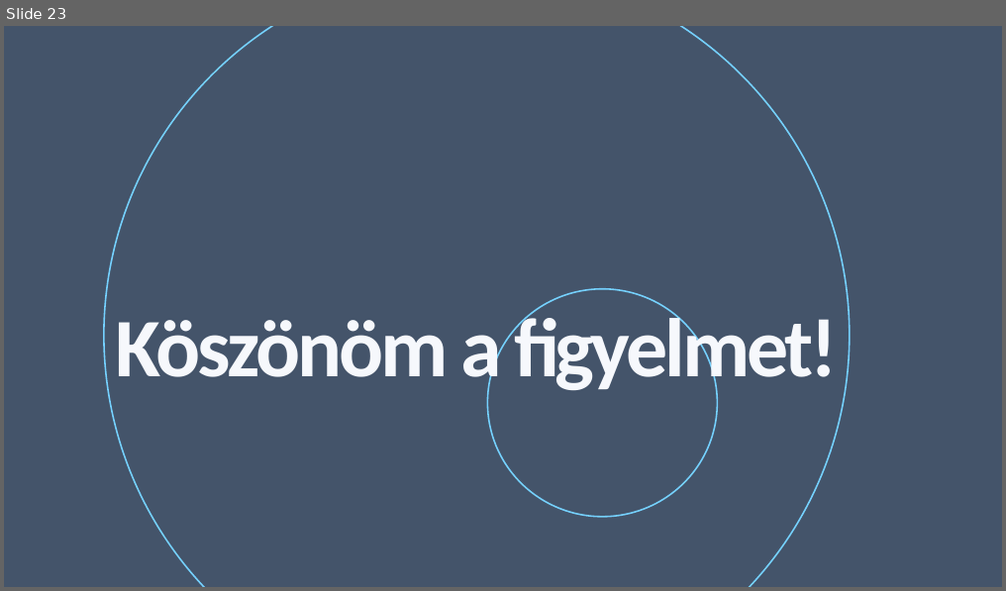
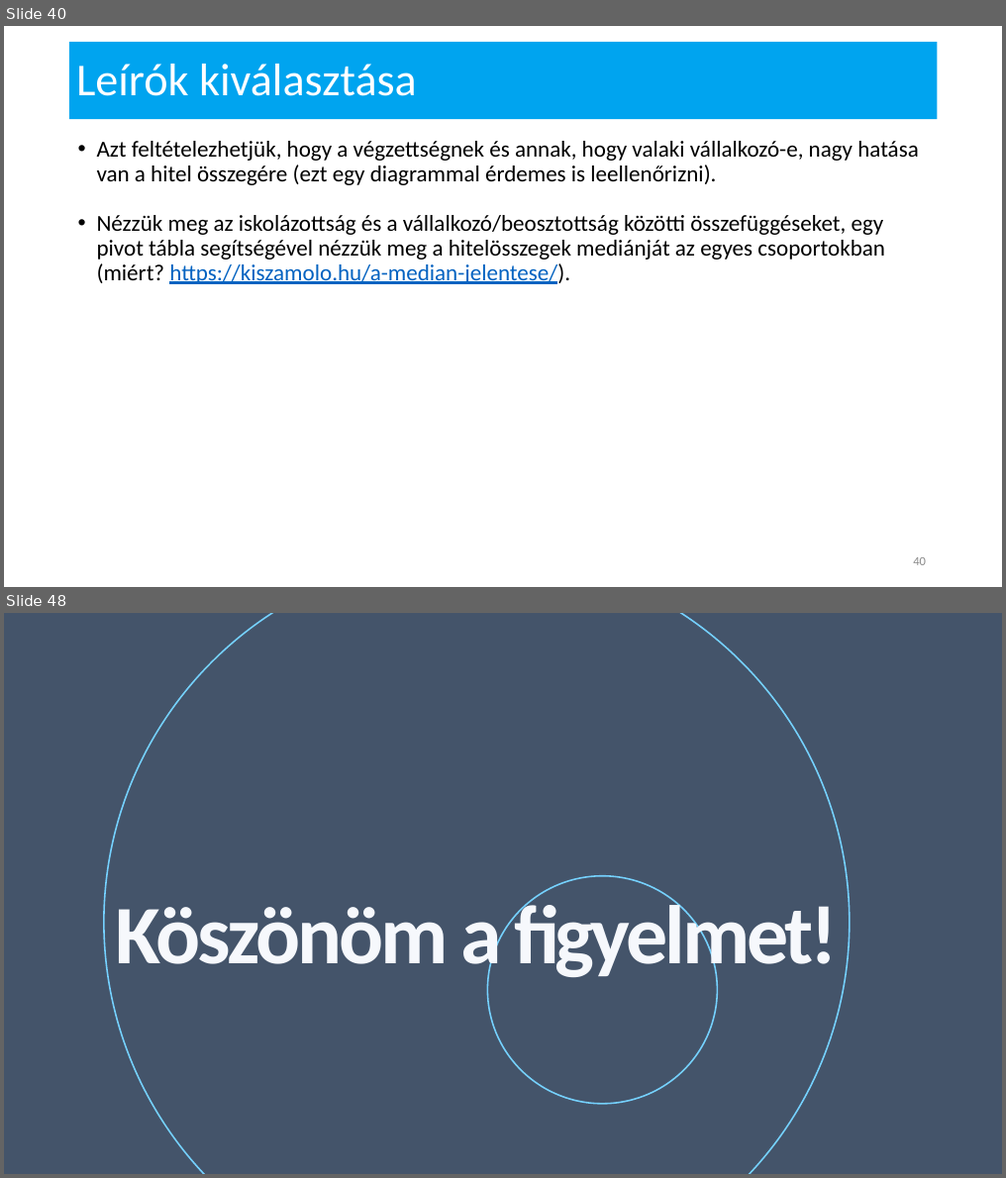
Before and after one commit to mshuedu/microsoft-ai-curriculum, a slide deck: 06-Azure Notebooks alapok/MI-6 - Azure Notebooks.pptx. Shown one above the other, each under a label of ours: slide 23 before the commit, slides 40 and 48 after it; the slides between them are not shown. The pictures are 1006x591 and 1006x1178 pixels, drawn with LibreOffice and Linux fonts; fonts in the diff are those of the drawing; background and template pictures are left out. Boxes give left, top, right and bottom in pixels: in the first picture for what was removed or moved away, otherwise in the second. Text is boxed around its words. In the diff, an @@ line names an element or a change of style, - is before the commit and + after.

```diff
--- a/06-Azure Notebooks alapok/MI-6 - Azure Notebooks.pptx
+++ b/06-Azure Notebooks alapok/MI-6 - Azure Notebooks.pptx
@@ slide 40 added at bbox=[4, 26, 1002, 587], background #FFFFFF @@
@@ rectangle added at bbox=[69, 42, 938, 120], fill #00A4EF @@
@@ title added at bbox=[76, 64, 417, 96], 44 pt, text #FFFEFF @@
+Leírók kiválasztása
@@ text added at bbox=[97, 141, 918, 284], 22 pt, text #000000 @@
+• Azt feltételezhetjük, hogy a végzettségnek és annak, hogy valaki vállalkozó-e, nagy hatása van a hitel összegére (ezt egy diagrammal érdemes is leellenőrizni).
+• Nézzük meg az iskolázottság és a vállalkozó/beosztottság közötti összefüggéseket, egy pivot tábla segítségével nézzük meg a hitelösszegek mediánját az egyes csoportokban (miért? https://kiszamolo.hu/a-median-jelentese/).
@@ page number added at bbox=[913, 558, 926, 566], 12 pt, text #8C8C8C @@
+40
@@ what was slide 23 is now slide 48 @@
```
Also in this commit, not shown: 1 slide changed, 24 other slides added, 27 other files.
